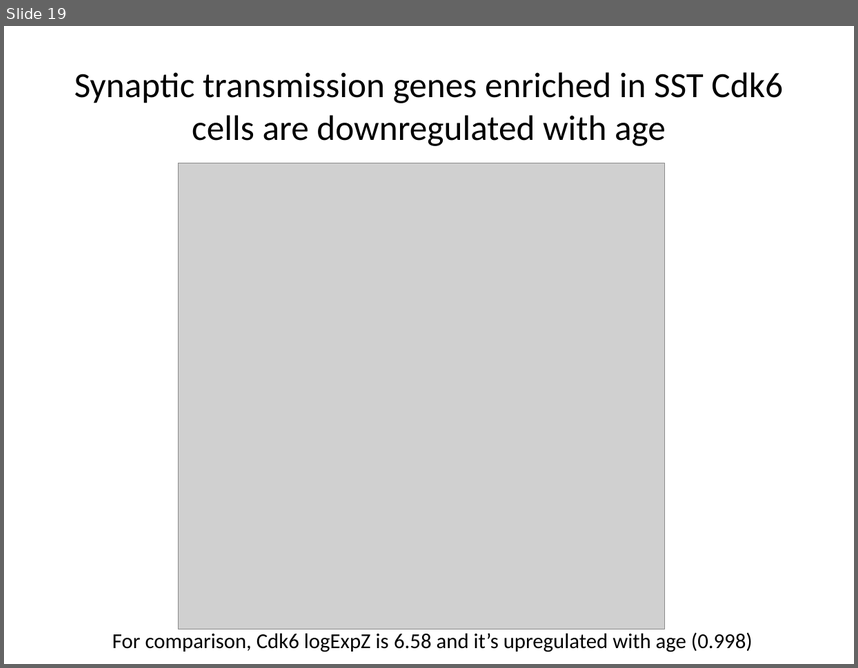
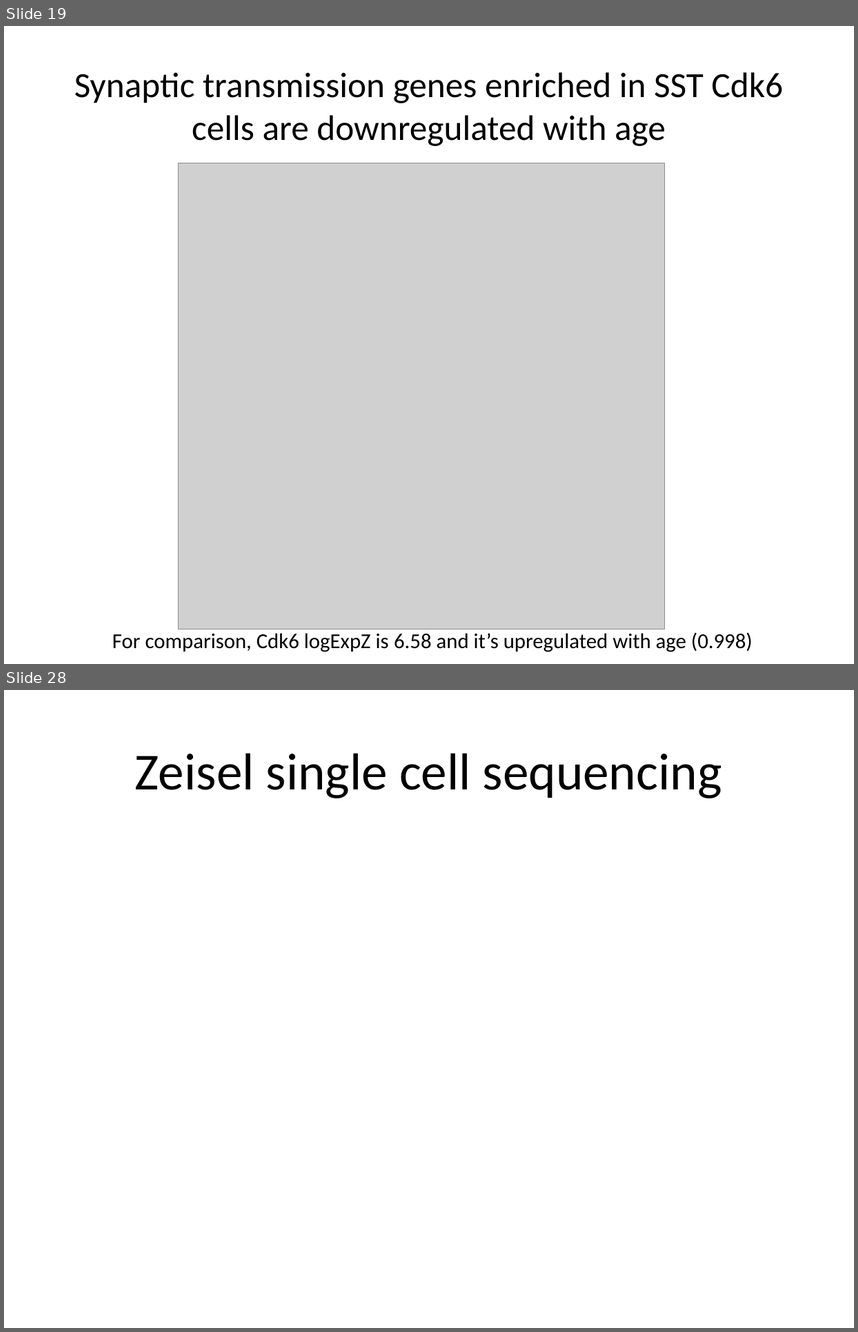
Before and after one commit to leonfrench/CellTypesAging, a slide deck: docs/CellTypes.pptx. Shown one above the other, each under a label of ours: slide 19 before the commit, slides 19 and 28 after it; the slides between them are not shown. The pictures are 858x668 and 858x1332 pixels, drawn with LibreOffice and Linux fonts; fonts in the diff are those of the drawing; grey boxes stand for pictures. Boxes give left, top, right and bottom in pixels: in the first picture for what was removed or moved away, otherwise in the second. Text is boxed around its words. In the diff, an @@ line names an element or a change of style, - is before the commit and + after.

Commit message:
Fixed a bug in GOxCell type code, added summary output Updated powerpoint slides

```diff
--- a/docs/CellTypes.pptx
+++ b/docs/CellTypes.pptx
@@ slide 28 added at (4,690,854,1328), background #FFFFFF @@
@@ title added at (135,753,722,798), 44 pt, text #000000 @@
+Zeisel single cell sequencing
```
Also in this commit, not shown: 17 other slides added, 2 other files.
